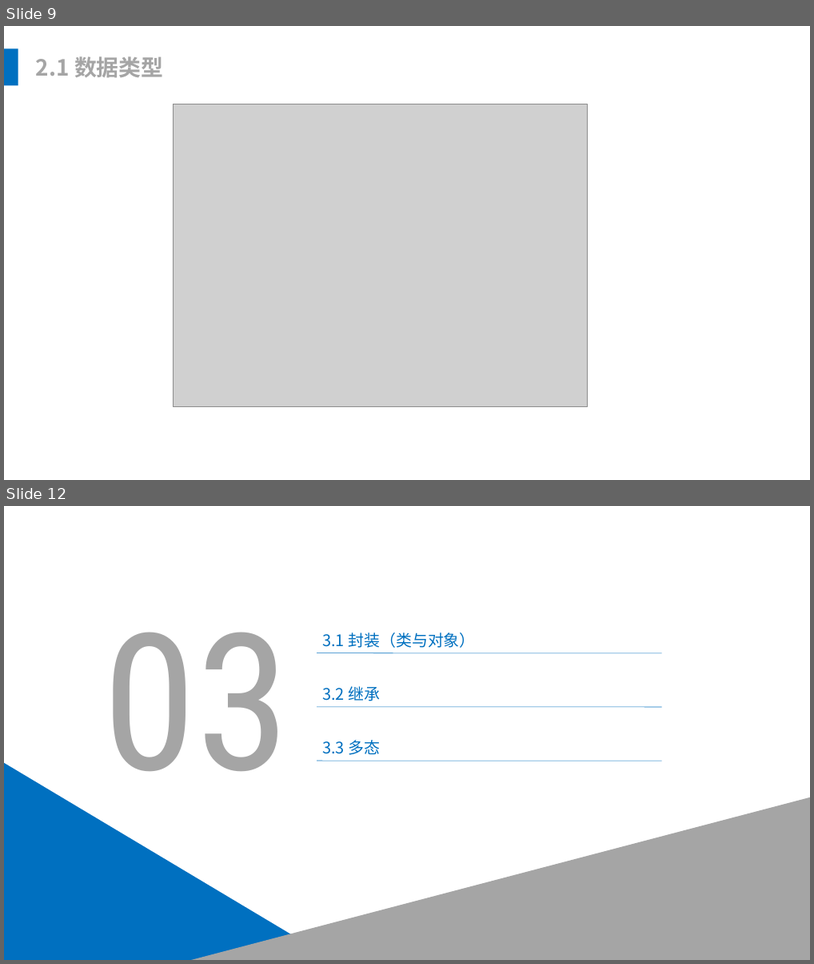
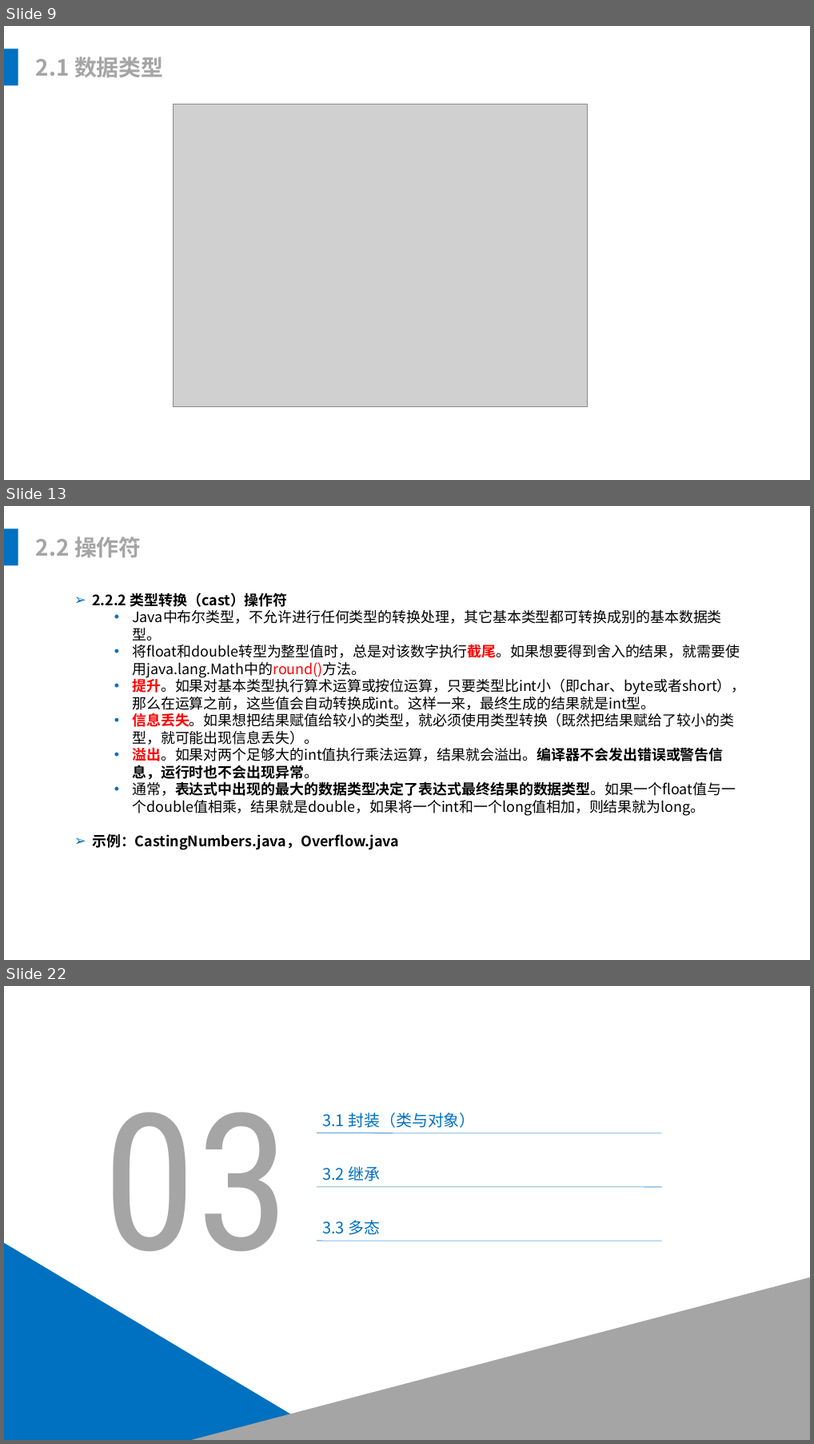
Before and after one commit to leonliu06/JavaTrainning, a slide deck: Java培训.pptx. Shown one above the other, each under a label of ours: slides 9 and 12 before the commit, slides 9, 13 and 22 after it; the slides between them are not shown. The pictures are 814x964 and 814x1444 pixels, drawn with LibreOffice and Linux fonts; fonts in the diff are those of the drawing; grey boxes stand for pictures. Boxes give left, top, right and bottom in pixels: in the first picture for what was removed or moved away, otherwise in the second. Text is boxed around its words. In the diff, an @@ line names an element or a change of style, - is before the commit and + after.

```diff
--- a/Java培训.pptx
+++ b/Java培训.pptx
@@ slide 13 added at bbox=[4, 506, 810, 960], background #FFFFFF @@
@@ rectangle added at bbox=[4, 529, 18, 566], fill #0070C0 @@
@@ text added at bbox=[36, 536, 142, 558], 28 pt, text #A5A5A5, bold @@
+2.2 操作符
@@ text added at bbox=[92, 592, 746, 850], 18 pt, text #000000 @@
+➢ 2.2.2 类型转换（cast）操作符
+  • Java中布尔类型，不允许进行任何类型的转换处理，其它基本类型都可转换成别的基本数据类型。
+  • 将float和double转型为整型值时，总是对该数字执行截尾。如果想要得到舍入的结果，就需要使用java.lang.Math中的round()方法。
+  • 提升。如果对基本类型执行算术运算或按位运算，只要类型比int小（即char、byte或者short），那么在运算之前，这些值会自动转换成int。这样一来，最终生成的结果就是int型。
+  • 信息丢失。如果想把结果赋值给较小的类型，就必须使用类型转换（既然把结果赋给了较小的类型，就可能出现信息丢失）。
+  • 溢出。如果对两个足够大的int值执行乘法运算，结果就会溢出。编译器不会发出错误或警告信息，运行时也不会出现异常。
+  • 通常，表达式中出现的最大的数据类型决定了表达式最终结果的数据类型。如果一个float值与一个double值相乘，结果就是double，如果将一个int和一个long值相加，则结果就为long。
+➢ 示例：CastingNumbers.java，Overflow.java
@@ what was slide 12 is now slide 22 @@
```
Also in this commit, not shown: 2 slides changed, 9 other slides added, 1 other file.
